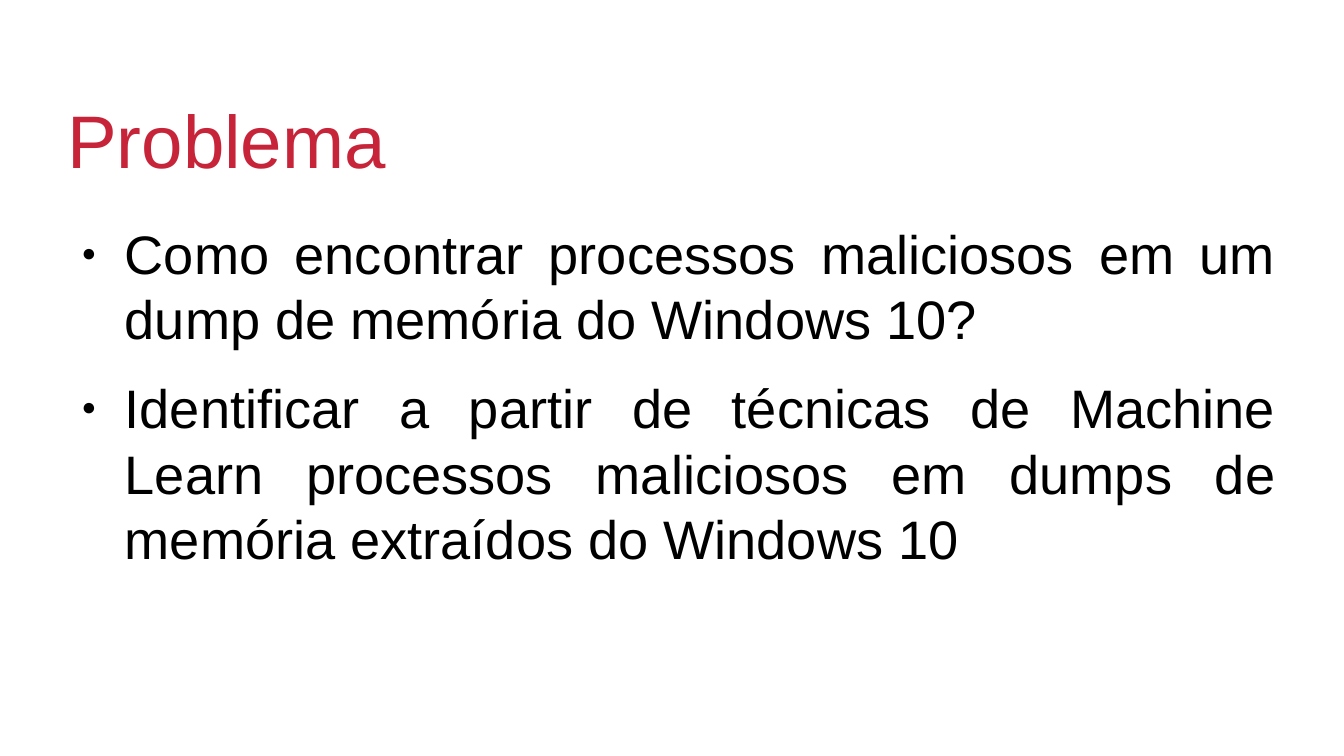
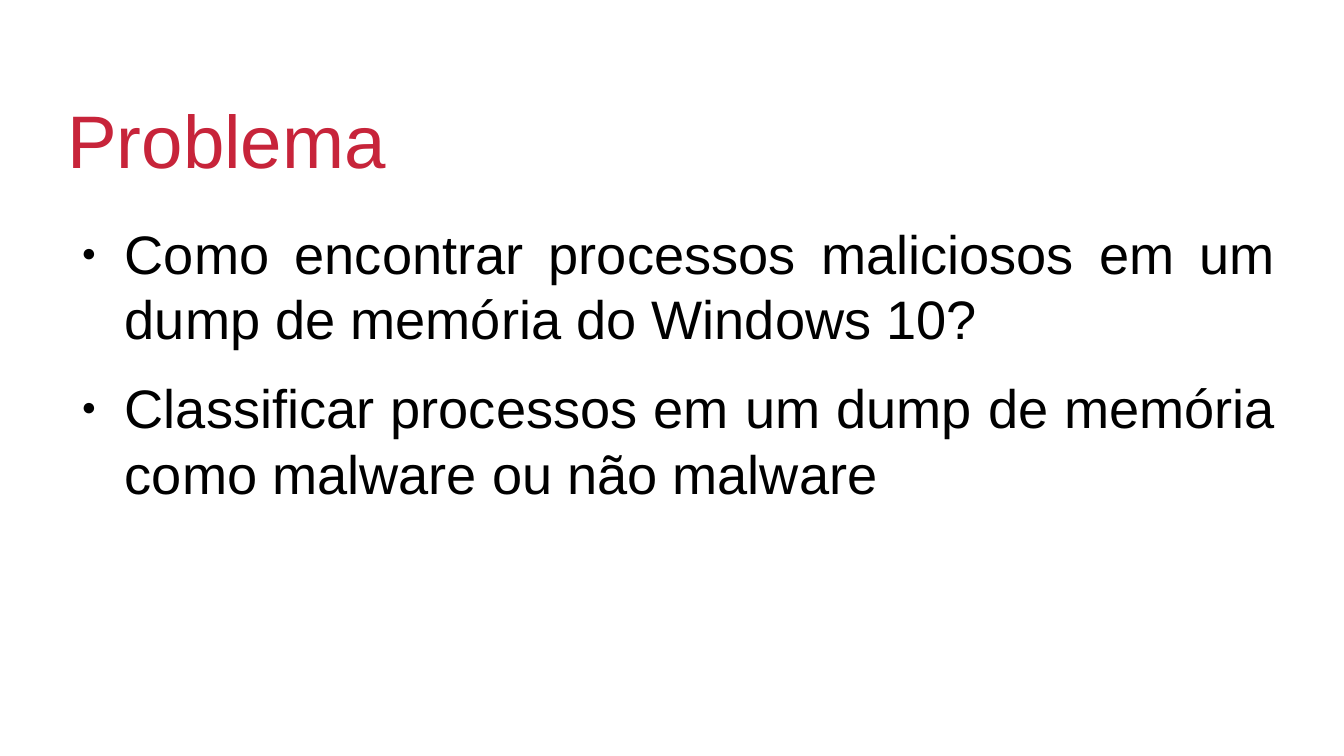
Before and after one commit to maldetect/maldetect-ml, a slide deck: slide 3 of apresentação_curso_ml.odp. Drawn at 1344x756 pixels with LibreOffice and Linux fonts; fonts in the diff are those of the drawing; background and template pictures are left out. Boxes give left, top, right and bottom in pixels: in the first picture for what was removed or moved away, otherwise in the second. Text is boxed around its words. In the diff, an @@ line names an element or a change of style, - is before the commit and + after.

```diff
--- a/apresentação_curso_ml.odp
+++ b/apresentação_curso_ml.odp
@@ text at bbox=[125, 388, 1275, 495]: text changed @@
-● Identificar a partir de técnicas de Machine Learn processos maliciosos em dumps de memória extraídos do Windows 10
+● Classificar processos em um dump de memória como malware ou não malware
```
Also in this commit, not shown: 2 other slides changed, 1 other file.
